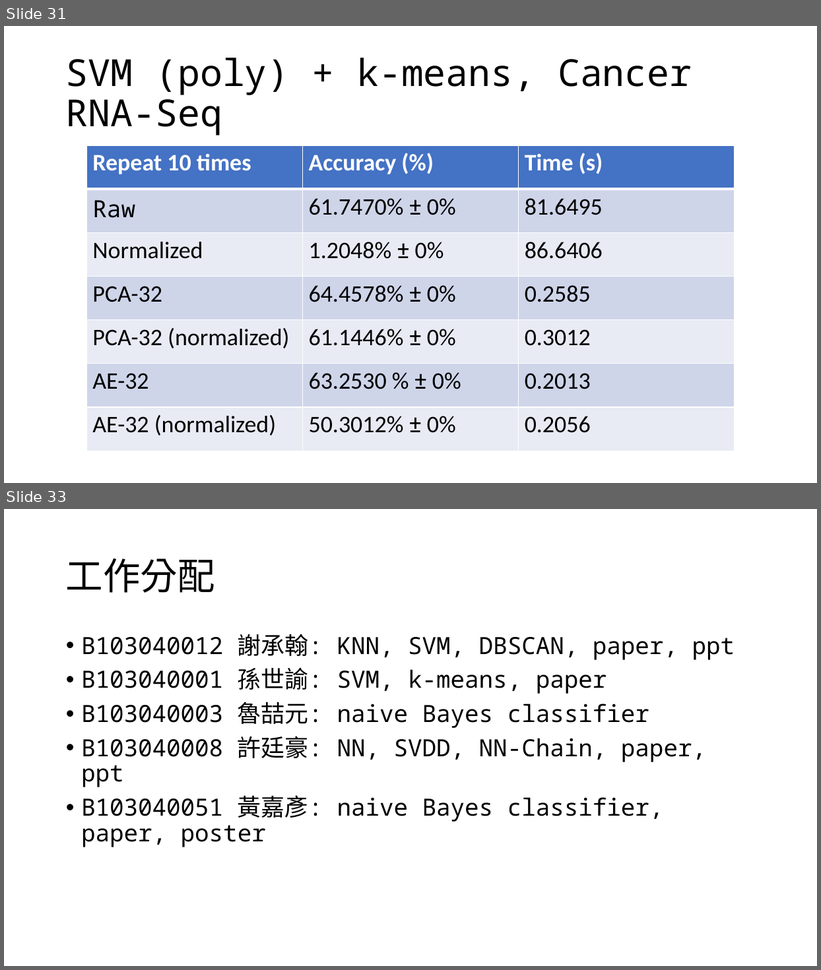
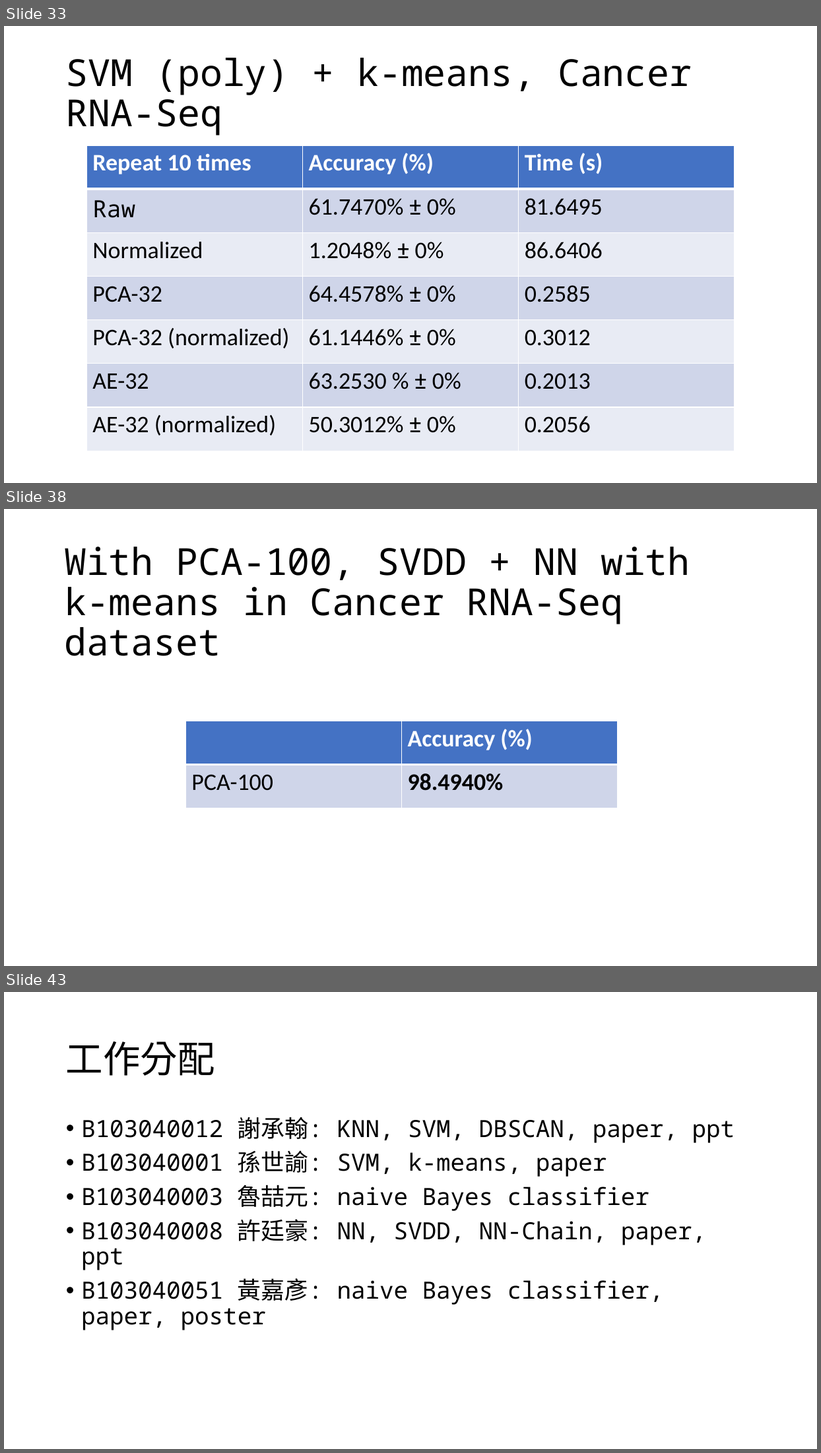
Before and after one commit to OEmiliatanO/CSE_data_mining, a slide deck: final/ppt/第八組.pptx. Shown one above the other, each under a label of ours: slides 31 and 33 before the commit, slides 33, 38 and 43 after it; the slides between them are not shown. The pictures are 821x970 and 821x1453 pixels, drawn with LibreOffice and Linux fonts; fonts in the diff are those of the drawing. Boxes give left, top, right and bottom in pixels: in the first picture for what was removed or moved away, otherwise in the second. Text is boxed around its words. In the diff, an @@ line names an element or a change of style, - is before the commit and + after.

```diff
--- a/final/ppt/第八組.pptx
+++ b/final/ppt/第八組.pptx
@@ slide 38 added at <box>4,509,817,966</box>, background #FFFFFF @@
@@ title added at <box>64,547,690,656</box>, 44 pt, text #000000 @@
+With PCA-100, SVDD + NN with
+k-means in Cancer RNA-Seq dataset
@@ table added at <box>186,722,618,809</box>, 2 rows, 2 columns @@
+ | Accuracy (%)
+PCA-100 | 98.4940%
@@ what was slide 31 is now slide 33 @@
@@ what was slide 33 is now slide 43 @@
```
Also in this commit, not shown: 2 slides changed, 9 other slides added.
